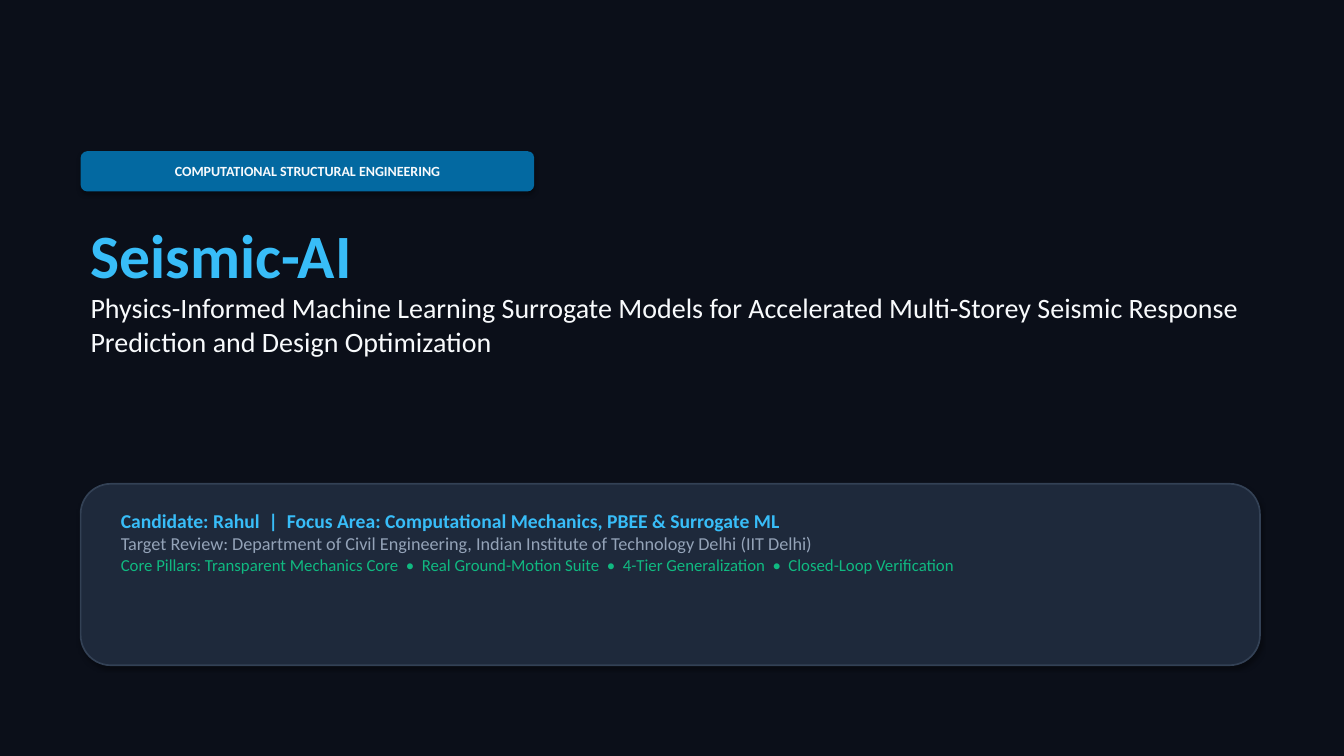
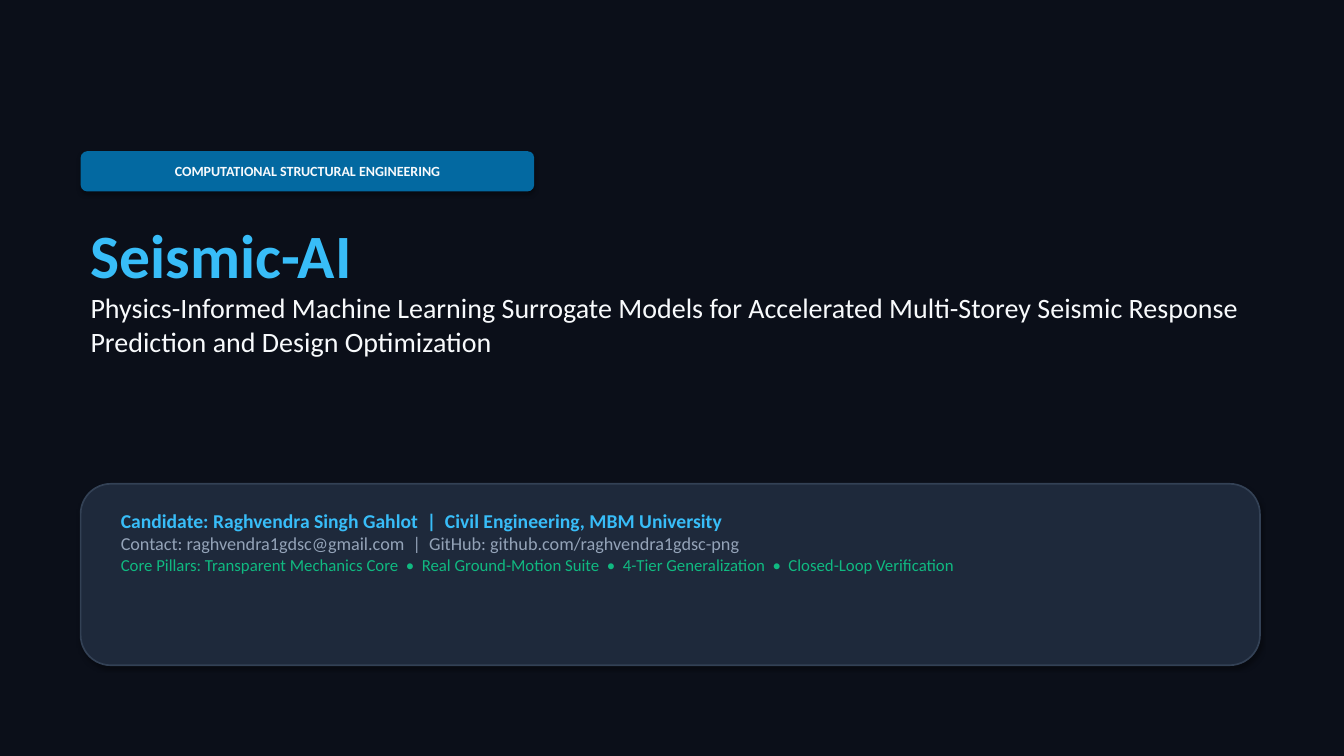
Before and after one commit to raghvendra1gdsc-png/seismic_ai, a slide deck: slide 1 of reports/presentation/seismic_ai_presentation.pptx. Drawn at 1344x756 pixels with LibreOffice and Linux fonts; fonts in the diff are those of the drawing. Boxes give left, top, right and bottom in pixels: in the first picture for what was removed or moved away, otherwise in the second. Text is boxed around its words. In the diff, an @@ line names an element or a change of style, - is before the commit and + after.

```diff
--- a/reports/presentation/seismic_ai_presentation.pptx
+++ b/reports/presentation/seismic_ai_presentation.pptx
@@ text at (x1=121, y1=514, x2=739, y2=553): text changed @@
-Candidate: Rahul | Focus Area: Computational Mechanics, PBEE & Surrogate ML
-Target Review: Department of Civil Engineering, Indian Institute of Technology Delhi (IIT Delhi)
+Candidate: Raghvendra Singh Gahlot | Civil Engineering, MBM University
+Contact: raghvendra1gdsc@gmail.com | GitHub: github.com/raghvendra1gdsc-png
```
Also in this commit, not shown: 1 other slide changed, 26 other files.
